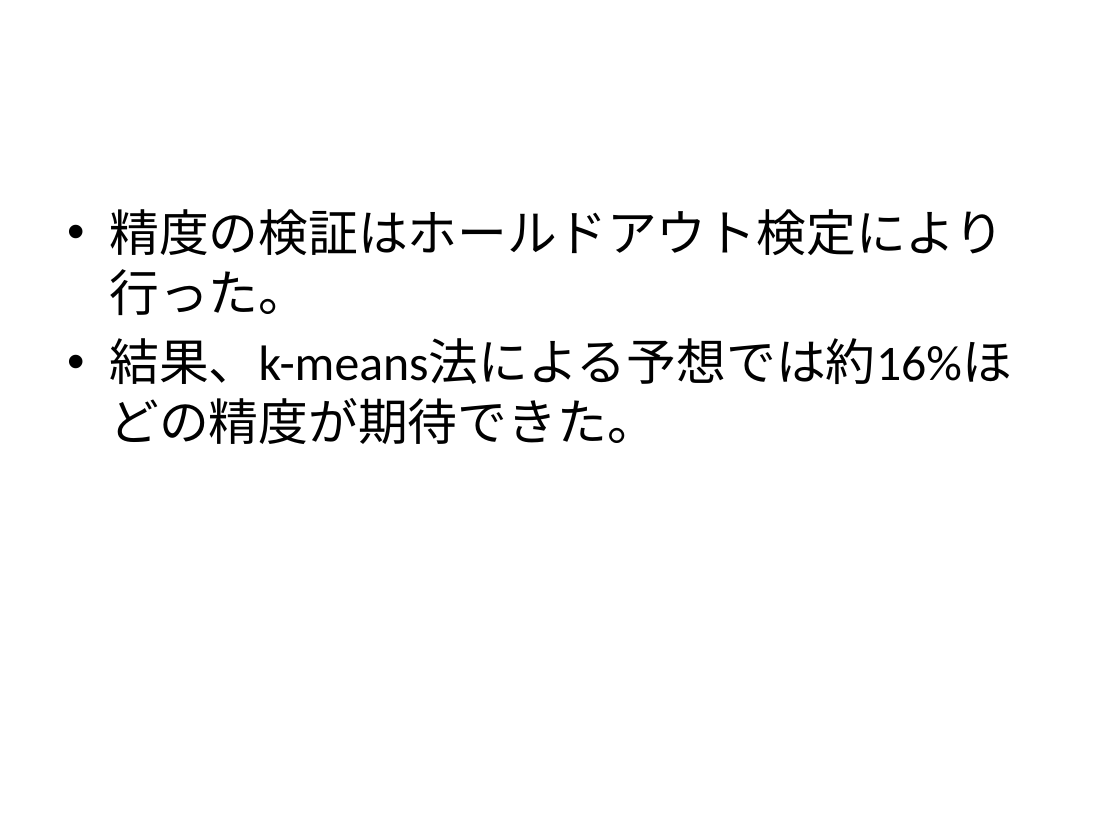
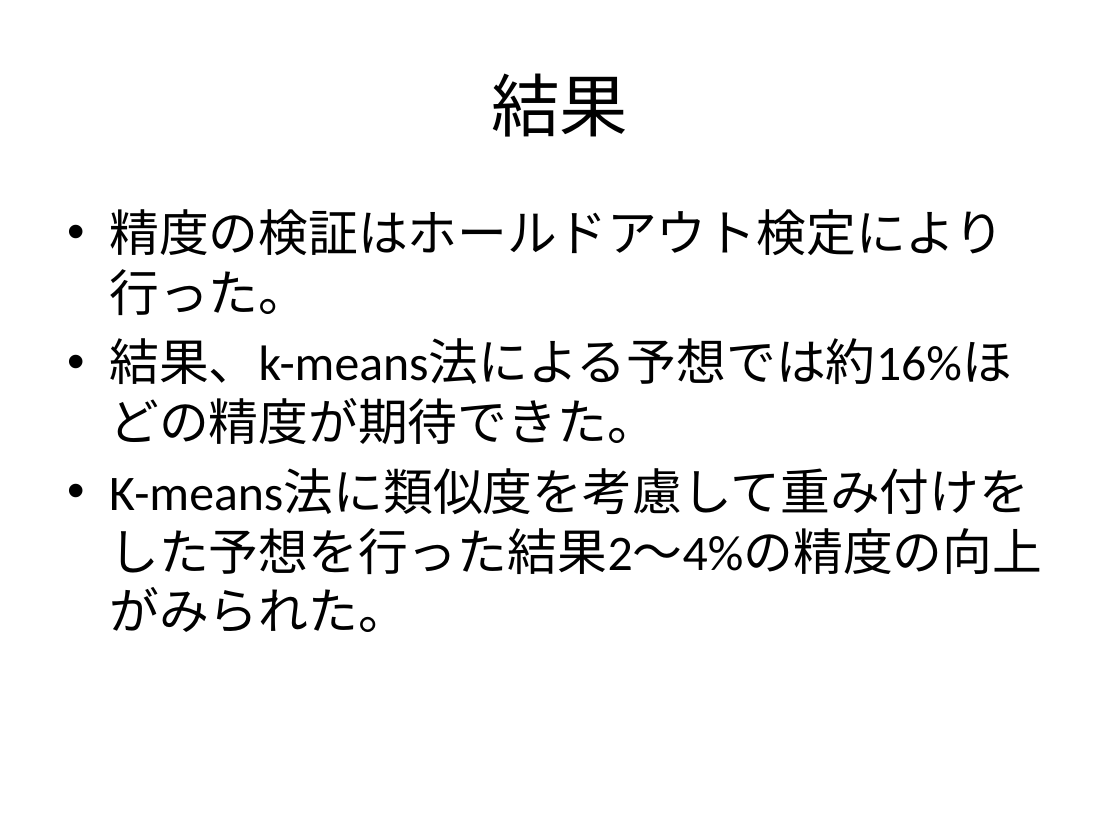
Before and after one commit to pettan0818/Assignment_Iiyama_2013_2, a slide deck: slide 9 of @data/presentation.pptx (slide 8 before the commit). Drawn at 1120x840 pixels with LibreOffice and Linux fonts; fonts in the diff are those of the drawing. Boxes give left, top, right and bottom in pixels: in the first picture for what was removed or moved away, otherwise in the second. Text is boxed around its words. In the diff, an @@ line names an element or a change of style, - is before the commit and + after.

```diff
--- a/@data/presentation.pptx
+++ b/@data/presentation.pptx
@@ title added at (491,73,628,137), 44 pt, text #000000 @@
+結果
@@ text at (109,469,1042,632): paragraph added @@
+• K-means法に類似度を考慮して重み付けをした予想を行った結果2～4%の精度の向上がみられた。
```
Also in this commit, not shown: 3 other slides changed, 1 slide added.
